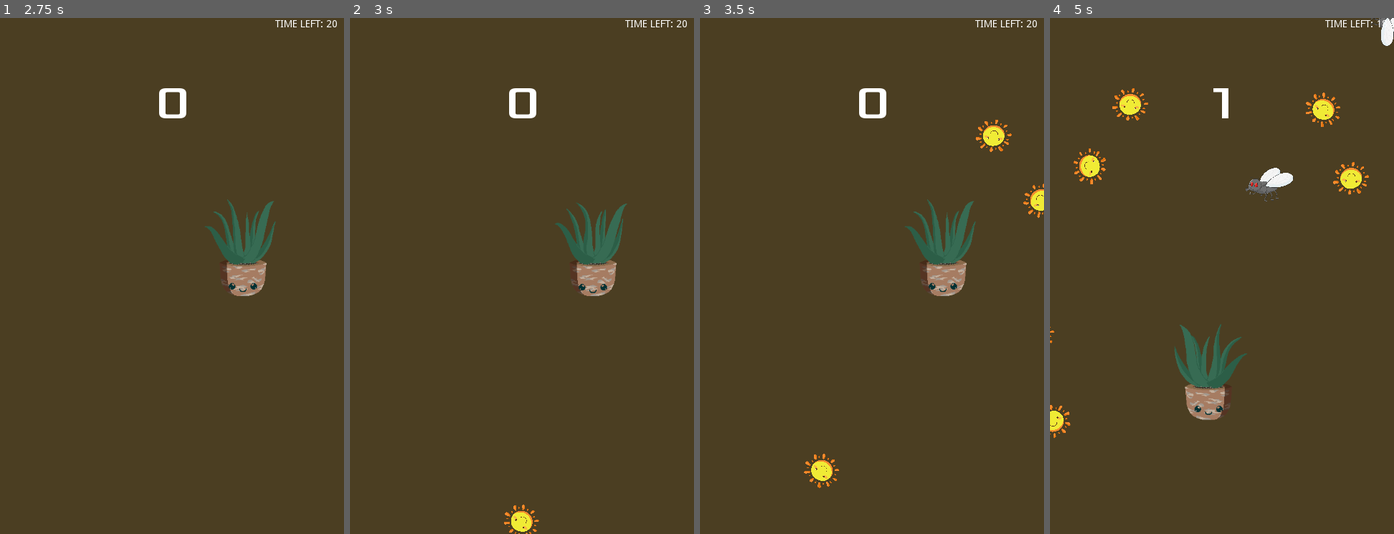
Above: before the commit, frames 1-4 (left to right).
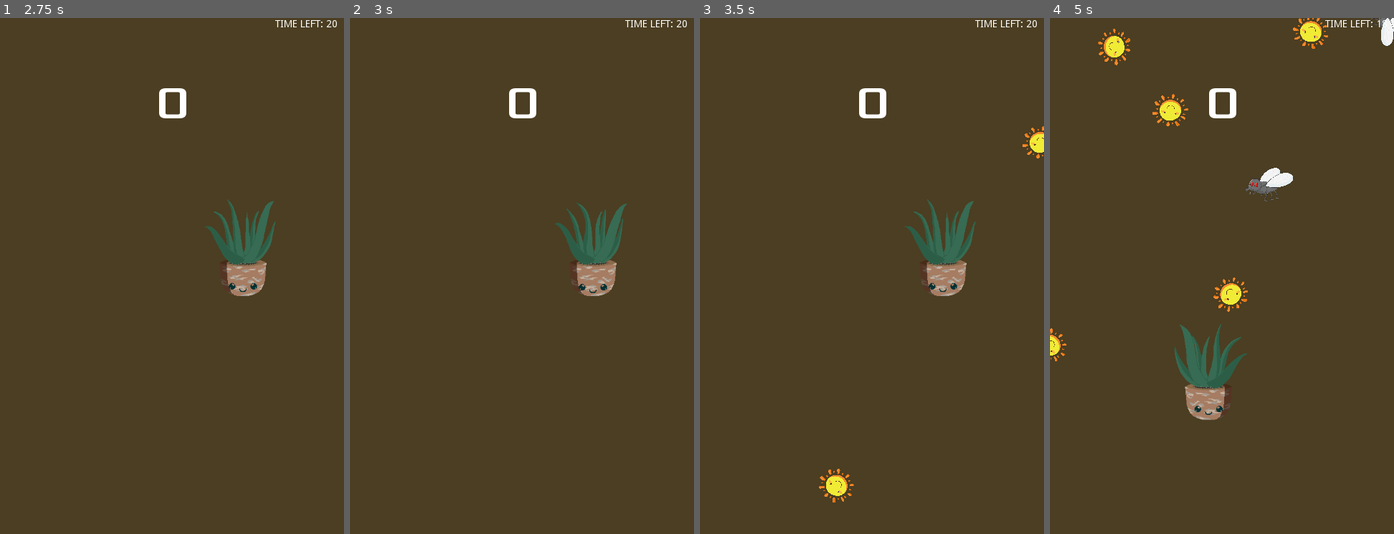
Above: after the commit, the same moments.

Repository: bsbrocka/Shoku-dachi
Game: Godot game, scene res://SunlightMain.tscn
The game is run twice, just before and just after one commit, with the same random seed, the same clock (stepped at 60 frames per second) and the same inputs. This scene is started directly instead of the project's main scene.
Inputs (mouse positions are in pixels of both pictures, inside the frame that each line leads up to):
- Up to frame 1 (2.75 s): click "Start" at 0.5 s; move the mouse to (247, 250) at 1.27 s; hold Right (ui_right) 1.28-2.03 s; click (247, 250) at 1.42 s; move the mouse to (103, 301) at 2.02 s; hold Down (ui_down) from 2.03 s (still down)
- Up to frame 2 (3 s): move the mouse to (556, 162) at 2.77 s; release Down (ui_down) at 2.78 s; hold Right (ui_right) from 2.78 s (still down)
- Up to frame 3 (3.5 s): keep holding Right (ui_right)
- Up to frame 4 (5 s): move the mouse to (1204, 379) at 3.52 s; release Right (ui_right) at 3.53 s; hold Up (ui_up) 3.53-4.28 s; click (1204, 379) at 3.67 s; move the mouse to (1325, 353) at 4.27 s; hold Left (ui_left) from 4.28 s (still down)

Frame 1 is identical in both runs. In frame 2, 0.3% of the frame differs, in the area x 44-55%, y 94-100%; in frame 3, 1.2%; in frame 4, 2.8%, in the area x 0-93%, y 0-82%.

Commit message:
Sunlight Minigame v1.1 - Slight change in main scene - Joshua

Diff:
--- a/SunlightMain.tscn
+++ b/SunlightMain.tscn
@@ -35,7 +35,7 @@
 [node name="SunlightPlayer" parent="." instance=ExtResource( 3 )]
 
 [node name="SunlightTimer" type="Timer" parent="."]
-wait_time = 0.3
+wait_time = 0.45
 
 [node name="FlyTimer" type="Timer" parent="."]
 wait_time = 1.2
Not shown, added: plant_assets/alocasia_f1.png.import
Not shown, added: plant_assets/alocasia_f2.png.import
Not shown, added: plant_assets/alocasia_f3.png.import
Not shown, added: plant_assets/sun_f1.png.import
Not shown, added: plant_assets/sun_f2.png.import
Not shown, added: plant_assets/sun_f3.png.import
Not shown, added: plant_assets/sun_pop_f1.png.import
Not shown, added: plant_assets/sun_pop_f2.png.import
Not shown, added: plant_assets/sun_pop_f3.png.import
Not shown, added: plant_assets/sun_pop_f4.png.import
